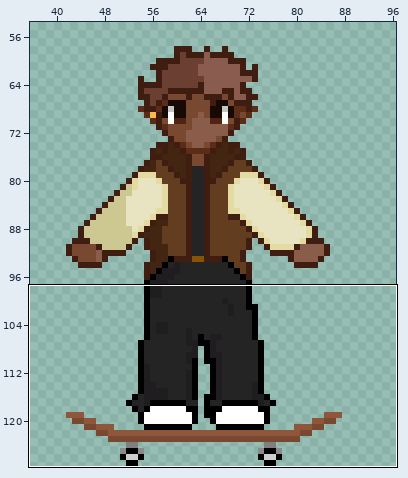
File history of a pixel-art file, Acesprite/Character/Grinds/NoseGrind.aseprite. The first picture is a wide view before the edit; the outline marks the close-up.
Close-up. As it was:
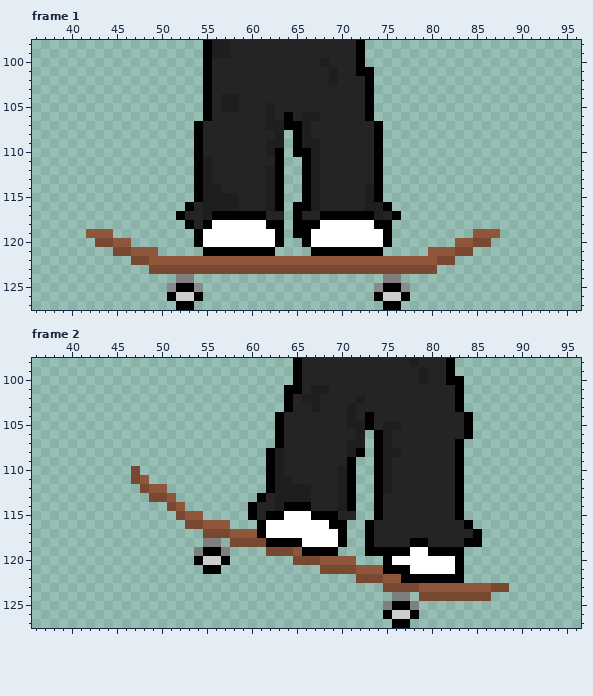
128x128 pixels, 3 frames. Colours within 5 levels of each other are drawn and written as one. Shown: frame 1: x 36..96, y 98..127; frame 2: x 36..96, y 98..127. The wide view leaves out empty margins. The commit also changed other frames or places, which this record leaves out.
After the commit:
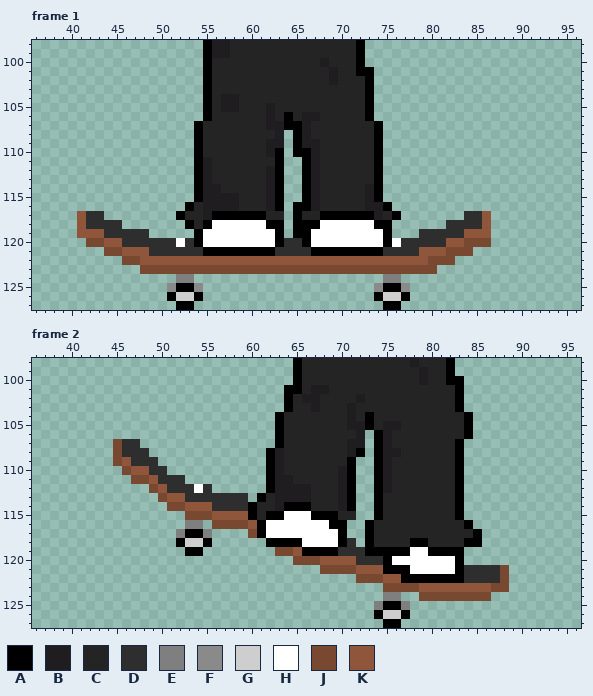
Palette (. is transparent): A #000000  B #1f1d1f  C #242424  D #2e2e2e  E #807f7f  F #8a8a8a  G #cecece  H #ffffff  J #794830  K #8f563b
Change:
Frame 1, layer "Layer 1":
y 117: x 41..43 ... -> KDD; x 84..86 ... -> DDK
y 118: x 41..45 ..... -> KDDDD; x 82..86 ..... -> DDDDK
y 119: x 41 . -> K; x 44..48 K.... -> DDDDD; x 79..84 ...... -> DDDDDK; x 87 K -> .
y 120: x 42 . -> J; x 44 J -> K; x 46..53 K....... -> DDDDDDHD; x 64..65 .. -> DD; x 76..82 ....... -> HDDDDDK; x 84 K -> J
y 121: x 44 . -> J; x 46 J -> K; x 49..54 K..... -> DDDDDD; x 63..66 .... -> DDDD; x 75..79 ..... -> DDDDK; x 82 K -> J
y 122: x 46 . -> J; x 48 J -> K; x 80 K -> J
y 123: x 48 . -> J
Frame 2, layer "Layer 1":
y 107: x 45..47 ... -> JDD
y 108: x 45..48 .... -> JDDD
y 109: x 45..49 ..... -> JKDDD
y 110: x 46..50 .J... -> JKKDD
y 111: x 48..52 K.... -> JKDDD
y 112: x 48..49 JK -> .J; x 51..55 ..... -> DDDHD
y 113: x 49 J -> .; x 52..59 ........ -> KDDDDDDD
y 114: x 52..59 K....... -> JKKKDDDD
y 115: x 52..59 JKK..... -> .JJJKKKK
y 116: x 53..60 JJKKK... -> EE.JJJJK
y 117: x 52..60 ...JJJKKK -> EAAE....J
y 118: x 52..56 ...EE -> AGGA.; x 58..61 JJJJ -> ....; x 71 . -> D
y 119: x 53..57 .EAAE -> AA...; x 62 J -> .; x 70..72 ... -> DDD
y 120: x 54..57 AGGA -> ....; x 72..74 ... -> DDD
y 121: x 55..56 AA -> ..; x 84..88 ..... -> DDDDJ
y 122: x 84..88 ..... -> DDDDJ
y 124: x 75 . -> E; x 77 E -> .
y 125: x 74..75 .E -> EA; x 77..78 AE -> E.
y 126: x 74..75 .A -> AG; x 77..78 GA -> A.
y 127: x 75 . -> A; x 77 A -> .
Boxes around the changes in both close-ups, in picture pixels (x1, y1, x2, y2):
changed: (77, 211, 203, 274)
changed: (383, 211, 500, 265)
added: (275, 238, 311, 256)
changed: (113, 439, 275, 574)
changed: (338, 538, 419, 628)
added: (464, 565, 509, 583)
